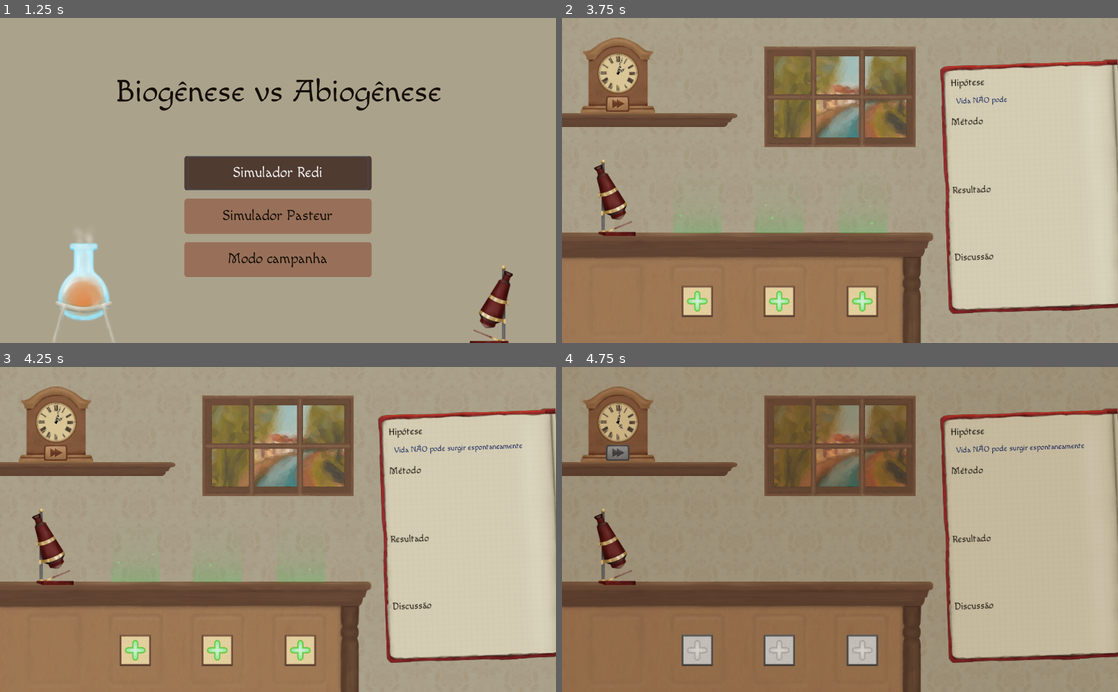
Above: before the commit, frames 1-4 (two rows, left to right).
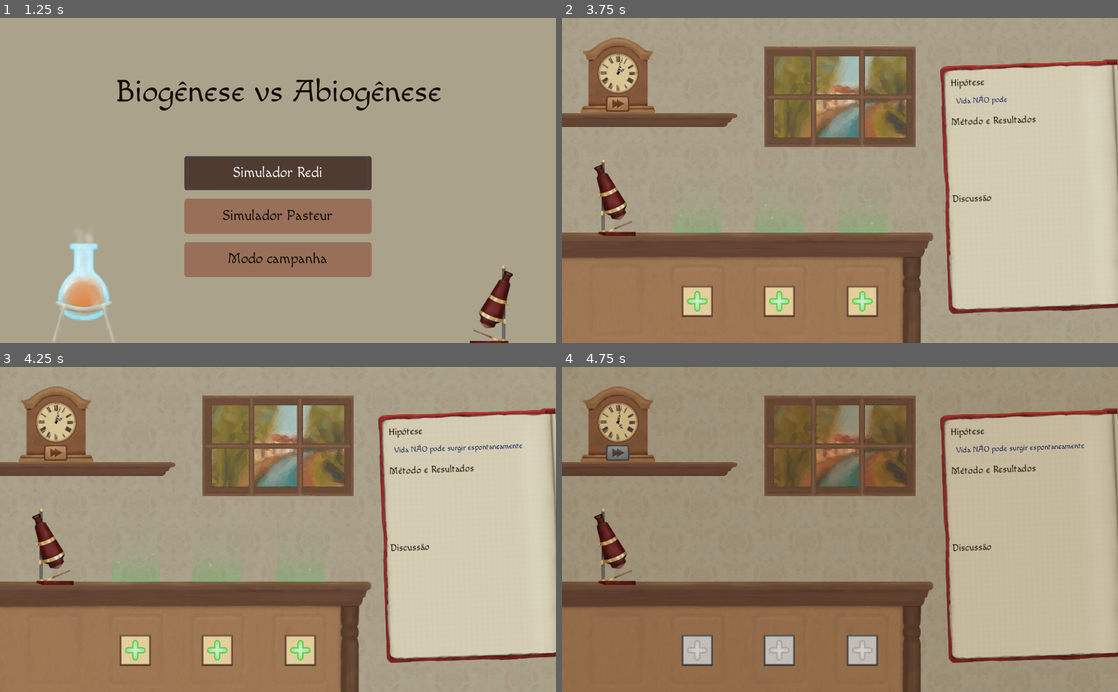
Above: after the commit, the same moments.

Repository: projetospix/Simulador-Biogenese
Game: Godot game, scene res://cenas/Menu Inicial.tscn
Same seed, same stepped clock (60 frames per second), same inputs: the game is played once before the commit and once after it.
Inputs (mouse positions are in pixels of both pictures, inside the frame that each line leads up to):
- Up to frame 1 (1.25 s): click "Simulador Redi" at 0.5 s
- Up to frame 2 (3.75 s): click "Simulador Pasteur" at 1.25 s; click (617, 102) at 2 s; click (862, 300) at 2.77 s; click "Vida NÃO pode surgir espontan…" at 3.5 s
- Up to frame 3 (4.25 s): no input
- Up to frame 4 (4.75 s): click (617, 451) at 4.25 s

Frame 1 is identical in both runs. In frame 2, 0.3% of the frame differs, in the area x 70-86%, y 29-75%; in frame 3, 0.3%; in frame 4, 0.3%.

Commit message:
Métodos fundidos e Resultados

Diff:
--- a/cenas/Caderno.tscn
+++ b/cenas/Caderno.tscn
@@ -1,9 +1,8 @@
-[gd_scene load_steps=6 format=2]
+[gd_scene load_steps=5 format=2]
 
 [ext_resource path="res://cenas/Métodos/SequenciaFrasco.tscn" type="PackedScene" id=1]
 [ext_resource path="res://fontes-e-temas/renascença.tres" type="Theme" id=2]
 [ext_resource path="res://sprites/caderno.png" type="Texture" id=3]
-[ext_resource path="res://cenas/Resultados/SequenciaMicroscopio.tscn" type="PackedScene" id=4]
 [ext_resource path="res://scripts/Caderno.gd" type="Script" id=5]
 
 [node name="Caderno" type="Node2D"]
@@ -44,7 +43,7 @@
 margin_top = 102.0
 margin_right = 91.0
 margin_bottom = 124.0
-text = "Método"
+text = "Método e Resultados"
 
 [node name="VBoxContainer" type="VBoxContainer" parent="Control/Metodo"]
 margin_left = 8.0
@@ -73,39 +72,9 @@
 margin_bottom = 98.0
 frasco = "Frasco C"
 
-[node name="Resultado" type="Label" parent="Control"]
-margin_left = 14.0
-margin_top = 228.0
-margin_right = 111.0
-margin_bottom = 250.0
-text = "Resultado"
-
-[node name="VBoxContainer" type="VBoxContainer" parent="Control/Resultado"]
-margin_left = 8.0
-margin_top = 25.0
-margin_right = 298.0
-margin_bottom = 123.0
-
-[node name="Frasco 1" parent="Control/Resultado/VBoxContainer" instance=ExtResource( 4 )]
-margin_right = 290.0
-margin_bottom = 30.0
-frasco = "Frasco A"
-
-[node name="Frasco 2" parent="Control/Resultado/VBoxContainer" instance=ExtResource( 4 )]
-margin_top = 34.0
-margin_right = 290.0
-margin_bottom = 64.0
-frasco = "Frasco B"
-
-[node name="Frasco 3" parent="Control/Resultado/VBoxContainer" instance=ExtResource( 4 )]
-margin_top = 68.0
-margin_right = 290.0
-margin_bottom = 98.0
-frasco = "Frasco C"
-
 [node name="Discussao" type="Label" parent="Control"]
 margin_left = 13.0
-margin_top = 352.0
+margin_top = 244.0
 margin_right = 105.0
-margin_bottom = 374.0
+margin_bottom = 266.0
 text = "Discussão"
--- a/cenas/Métodos/MetodoMicroscopio.tscn
+++ /dev/null
@@ -1,32 +0,0 @@
-[gd_scene load_steps=5 format=2]
-
-[ext_resource path="res://fontes-e-temas/Macondo-Regular.ttf" type="DynamicFontData" id=2]
-[ext_resource path="res://fontes-e-temas/renascença.tres" type="Theme" id=3]
-[ext_resource path="res://sprites/métodos/metodo_mic.png" type="Texture" id=4]
-
-[sub_resource type="DynamicFont" id=1]
-size = 12
-use_filter = true
-font_data = ExtResource( 2 )
-
-[node name="TextureRect2" type="TextureRect"]
-margin_right = 25.0
-margin_bottom = 25.0
-rect_min_size = Vector2( 25, 25 )
-size_flags_horizontal = 5
-size_flags_vertical = 5
-texture = ExtResource( 4 )
-expand = true
-stretch_mode = 6
-
-[node name="Identificador" type="Label" parent="."]
-margin_left = 10.0
-margin_top = -1.0
-margin_right = 26.0
-margin_bottom = 23.0
-theme = ExtResource( 3 )
-custom_fonts/font = SubResource( 1 )
-text = "1"
-align = 1
-valign = 1
-autowrap = true
--- /dev/null
+++ b/cenas/Métodos/MétodoContaminado.tscn
@@ -0,0 +1,7 @@
+[gd_scene load_steps=3 format=2]
+
+[ext_resource path="res://sprites/métodos/Contaminado.png" type="Texture" id=1]
+[ext_resource path="res://cenas/BaseMetodo.tscn" type="PackedScene" id=2]
+
+[node name="TextureRect2" instance=ExtResource( 2 )]
+texture = ExtResource( 1 )
--- /dev/null
+++ b/cenas/Métodos/MétodoDescontaminado.tscn
@@ -0,0 +1,7 @@
+[gd_scene load_steps=3 format=2]
+
+[ext_resource path="res://sprites/métodos/Descontaminado.png" type="Texture" id=1]
+[ext_resource path="res://cenas/BaseMetodo.tscn" type="PackedScene" id=2]
+
+[node name="TextureRect2" instance=ExtResource( 2 )]
+texture = ExtResource( 1 )
--- a/cenas/Métodos/SequenciaFrasco.gd
+++ b/cenas/Métodos/SequenciaFrasco.gd
@@ -8,7 +8,8 @@
 var metodo_destampou = preload("res://cenas/Métodos/MétodoDestampou.tscn")
 var metodo_quebrou = preload("res://cenas/Métodos/MétodoQuebrou.tscn")
 var metodo_passou_o_tempo= preload("res://cenas/Métodos/MétodoPassouOTempo.tscn")
-var metodo_microscopio= preload("res://cenas/Métodos/MetodoMicroscopio.tscn")
+var metodo_contaminado= preload("res://cenas/Métodos/MétodoContaminado.tscn")
+var metodo_descontaminado = preload("res://cenas/Métodos/MétodoDescontaminado.tscn")
 
 func _ready():
 	$"%Label".text = frasco
@@ -38,12 +39,10 @@
 				instancia = metodo_passou_o_tempo.instance()
 				$Icones.add_child(instancia)
 			"1":
-				instancia = metodo_microscopio.instance()
-				instancia.get_child(0).text = str(len(Globais.Microscopio[frasco]))
+				instancia = metodo_contaminado.instance()
 				$Icones.add_child(instancia)
 			"2":
-				instancia = metodo_microscopio.instance()
-				instancia.get_child(0).text = str(len(Globais.Microscopio[frasco]))
+				instancia = metodo_descontaminado.instance()
 				$Icones.add_child(instancia)
 		var tween = create_tween()
 		tween.tween_property(instancia, "modulate", Color.white, 0.3).set_delay(0.2)
--- a/cenas/Resultados/Resultado.tscn
+++ /dev/null
@@ -1,28 +0,0 @@
-[gd_scene load_steps=5 format=2]
-
-[ext_resource path="res://cenas/Métodos/MetodoMicroscopio.tscn" type="PackedScene" id=1]
-[ext_resource path="res://fontes-e-temas/Macondo-Regular.ttf" type="DynamicFontData" id=2]
-[ext_resource path="res://fontes-e-temas/renascença.tres" type="Theme" id=3]
-
-[sub_resource type="DynamicFont" id=1]
-size = 14
-use_filter = true
-font_data = ExtResource( 2 )
-
-[node name="HBoxContainer" type="HBoxContainer"]
-margin_right = 40.0
-margin_bottom = 40.0
-
-[node name="TextureRect2" parent="." instance=ExtResource( 1 )]
-margin_bottom = 40.0
-size_flags_horizontal = 1
-size_flags_vertical = 1
-
-[node name="Contaminado" type="Label" parent="."]
-margin_left = 29.0
-margin_top = 11.0
-margin_right = 37.0
-margin_bottom = 29.0
-theme = ExtResource( 3 )
-custom_fonts/font = SubResource( 1 )
-text = "E"
--- a/cenas/Resultados/SequenciaMicroscopio.gd
+++ /dev/null
@@ -1,38 +0,0 @@
-extends HBoxContainer
-
-export var frasco = "Frasco 1"
-
-var metodo_microscopio= preload("res://cenas/Métodos/MetodoMicroscopio.tscn")
-var resultado = preload("res://cenas/Resultados/Resultado.tscn")
-
-func InstanciaResultado(nome_frasco):
-	if nome_frasco == frasco:
-		var instancia = resultado.instance()
-		instancia.get_child(0).get_child(0).text = str(len(Globais.Microscopio[frasco]))
-		if Globais.Estado[frasco]:
-			instancia.get_child(1).text = 'C'
-		$Icones.add_child(instancia)
-		var tween = create_tween()
-		var delay = 0.8
-		if len(Globais.Microscopio[frasco]) > 1:
-			delay=0.3
-		tween.tween_property(instancia, "modulate", Color.white, 0.3).set_delay(delay)
-
-func _ready():
-	$"%Label".text = frasco
-	$"%Label".percent_visible = 0.0
-
-
-func LimpaIconesFrasco(nome_frasco):
-	if nome_frasco == frasco:
-		for icone in $Icones.get_children():
-			var tween = create_tween()
-			tween.tween_property(icone, "modulate", Color.transparent, 0.3)
-			tween.tween_callback(icone, "queue_free")
-		var tween = create_tween()
-		tween.tween_property($"%Label","percent_visible",0.0,0.3).set_delay(0.4)
-
-func AparecerFrasco(nome_frasco):
-	if nome_frasco == frasco:
-		var tween = create_tween()
-		tween.tween_property($"%Label","percent_visible",1.0,0.3).set_delay(0.3)
--- a/cenas/Resultados/SequenciaMicroscopio.tscn
+++ /dev/null
@@ -1,35 +0,0 @@
-[gd_scene load_steps=4 format=2]
-
-[ext_resource path="res://cenas/Resultados/SequenciaMicroscopio.gd" type="Script" id=1]
-[ext_resource path="res://fontes-e-temas/Macondo-Regular.ttf" type="DynamicFontData" id=2]
-
-[sub_resource type="DynamicFont" id=1]
-use_filter = true
-font_data = ExtResource( 2 )
-
-[node name="HBoxContainer" type="HBoxContainer" groups=["ResultadosNoCaderno"]]
-margin_right = 304.0
-rect_min_size = Vector2( 0, 30 )
-rect_pivot_offset = Vector2( -227, 16 )
-custom_constants/separation = 10
-script = ExtResource( 1 )
-
-[node name="CenterContainer" type="CenterContainer" parent="."]
-margin_right = 90.0
-margin_bottom = 30.0
-
-[node name="Label" type="Label" parent="CenterContainer"]
-unique_name_in_owner = true
-margin_top = 5.0
-margin_right = 90.0
-margin_bottom = 25.0
-custom_colors/font_color = Color( 0.0509804, 0.121569, 0.356863, 1 )
-custom_fonts/font = SubResource( 1 )
-text = "ESCAPEEEE"
-align = 1
-
-[node name="Icones" type="HBoxContainer" parent="."]
-margin_left = 100.0
-margin_right = 100.0
-margin_bottom = 30.0
-custom_constants/separation = 10
Binary file added: sprites/métodos/Contaminado.png
Not shown, added: sprites/métodos/Contaminado.png.import
Binary file added: sprites/métodos/Descontaminado.png
Not shown, added: sprites/métodos/Descontaminado.png.import
